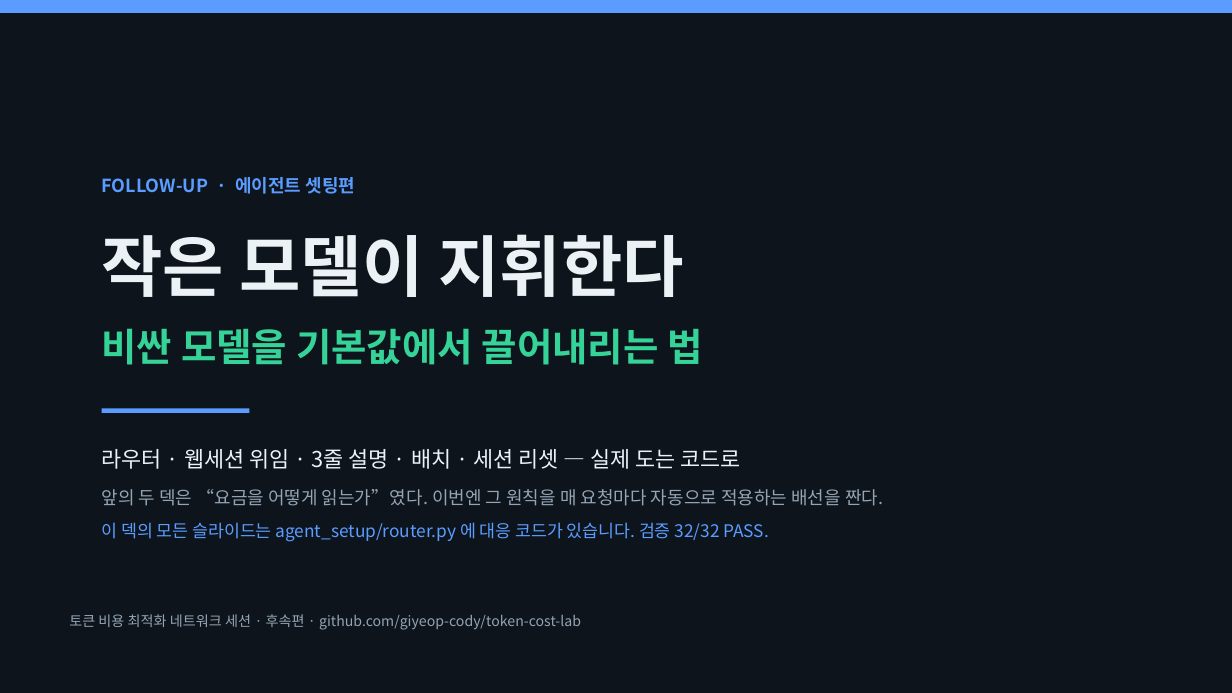
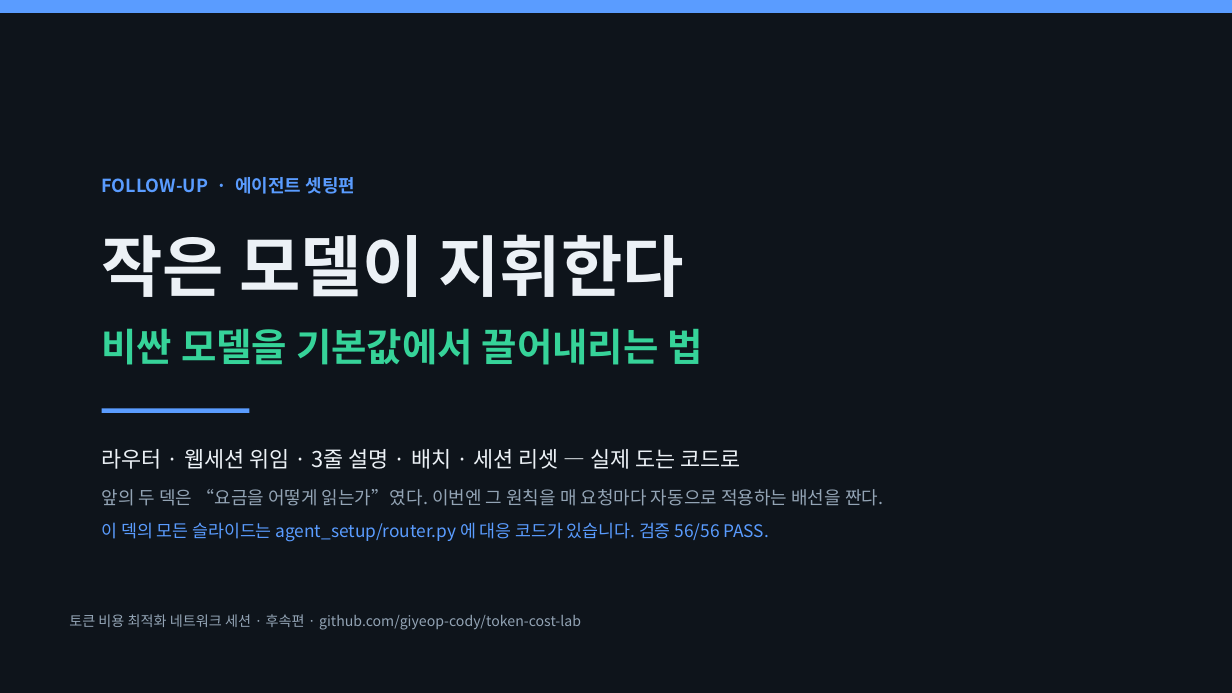
Before and after one commit to giyeop-cody/token-cost-lab, a slide deck: slide 1 of presentation/토큰_절약_발표_후속_에이전트셋팅.pptx. Drawn at 1232x693 pixels with LibreOffice and Linux fonts; fonts in the diff are those of the drawing. Boxes give left, top, right and bottom in pixels: in the first picture for what was removed or moved away, otherwise in the second. Text is boxed around its words. In the diff, an @@ line names an element or a change of style, - is before the commit and + after.

```diff
--- a/presentation/토큰_절약_발표_후속_에이전트셋팅.pptx
+++ b/presentation/토큰_절약_발표_후속_에이전트셋팅.pptx
@@ text at (x1=102, y1=522, x2=770, y2=542): text changed @@
-이 덱의 모든 슬라이드는 agent_setup/router.py 에 대응 코드가 있습니다. 검증 32/32 PASS.
+이 덱의 모든 슬라이드는 agent_setup/router.py 에 대응 코드가 있습니다. 검증 56/56 PASS.
```
Also in this commit, not shown: 5 other slides changed, 7 other files.
